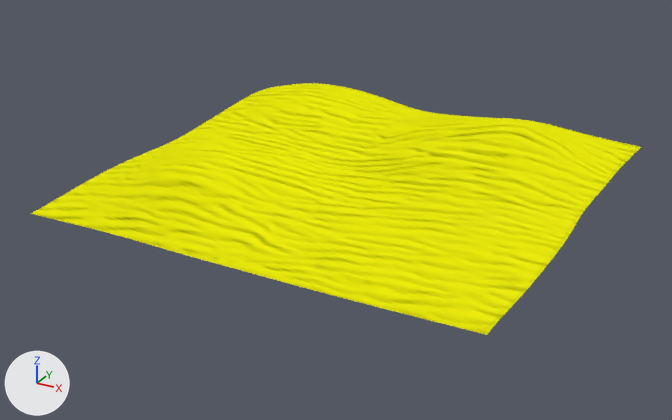
The Blender file Environment/GroundPlan/GroundPlan.blend, before and after one commit.
Rendered twice from a camera (50 mm lens) standing at (91.0, -174.7, 78.4) and looking at (-1.6, -6.3, -5.8). Every picture has the same lights, and +X, +Y and +Z are marked at lower left.

The scene before the commit, as lines of its bpy script (objects in view):
```python
mat_groundplane = bpy.data.materials.new('GroundPlane')
mat_groundplane.use_nodes = True; mat_groundplane.node_tree.nodes.clear()
_N = mat_groundplane.node_tree.nodes; _L = mat_groundplane.node_tree.links
n0 = _N.new('ShaderNodeBsdfPrincipled'); n0.name = 'Principled BSDF'
n0.distribution = 'GGX'
n0.subsurface_method = 'RANDOM_WALK_SKIN'
n0.inputs[2].default_value = 1.0  # 'Roughness'
n0.inputs[13].default_value = 0.0  # 'Specular IOR Level'
n1 = _N.new('ShaderNodeTexImage'); n1.name = 'Image Texture'
n1.image = img_groundsanddesertrippled001_flat_small_png
n1.extension = 'EXTEND'
n2 = _N.new('ShaderNodeTexImage'); n2.name = 'Image Texture.001'
n2.image = img_groundsanddesertrippled001_nrm_non_filtered_png
n3 = _N.new('ShaderNodeOutputMaterial'); n3.name = 'Material Output'
n4 = _N.new('ShaderNodeTexImage'); n4.name = 'Image Texture.002'
n4.image = img_groundsanddesertrippled001_disp_non_filtered_png
_L.new(n0.outputs[0], n3.inputs[0])  # 'BSDF' to 'Surface'
_L.new(n1.outputs[0], n0.inputs[0])  # 'Color' to 'Base Color'
_L.new(n2.outputs[0], n0.inputs[5])  # 'Color' to 'Normal'
_L.new(n4.outputs[0], n3.inputs[2])  # 'Color' to 'Displacement'
me_plane = bpy.data.meshes.new('Plane')
me_plane.from_pydata(...)  # 7921 vertices, 7744 faces; spans x -1.02..1.06, y -1.01..1.02, z 0.0..9.32
me_plane.polygons.foreach_set('use_smooth', [True] * 7744)
me_plane.materials.append(mat_groundplane)
ob_plane = bpy.data.objects.new('Plane', me_plane)
ob_plane.location = (0.0, 0.0, 0.0)
ob_plane.scale = (50.0, 50.0, 1.0)
```
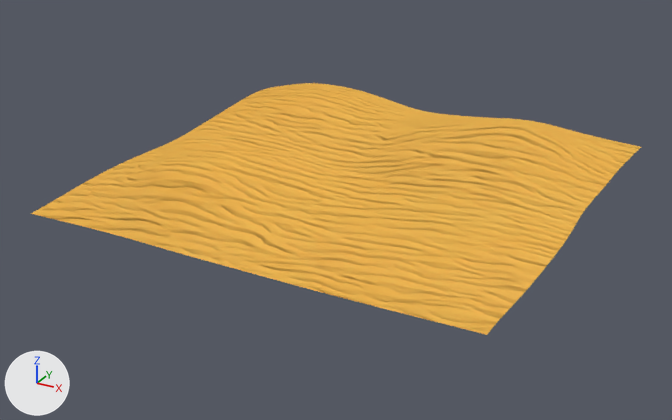
Changed parts and their boxes (x1, y1, x2, y2) in the pictures (672 x 420 px):
'Plane', surface changed (yellow to orange)
    both: (31, 83, 641, 335)

The change, as a diff of the scene's bpy script:
```diff
--- a/Environment/GroundPlan/GroundPlan.blend.py
+++ b/Environment/GroundPlan/GroundPlan.blend.py
@@ img_groundsanddesertrippled001_col_512_png @@
+img_groundsanddesertrippled001_col_512_png = load_image('GroundSandDesertRippled001_COL_512.png', 'Textures/512bit/GroundSandDesertRippled001_COL_512.png', 512, 512, 'sRGB')
@@ img_groundsanddesertrippled001_nrm_512_png @@
+img_groundsanddesertrippled001_nrm_512_png = load_image('GroundSandDesertRippled001_NRM_512.png', 'Textures/512bit/GroundSandDesertRippled001_NRM_512.png', 512, 512, 'sRGB')
@@ img_groundsanddesertrippled001_disp_512_png @@
+img_groundsanddesertrippled001_disp_512_png = load_image('GroundSandDesertRippled001_DISP_512.png', 'Textures/512bit/GroundSandDesertRippled001_DISP_512.png', 512, 512, 'sRGB')
@@ mat_groundplane @@
 n0.inputs[13].default_value = 0.0  # 'Specular IOR Level'
+n3 = _N.new('ShaderNodeOutputMaterial'); n3.name = 'Material Output'
+n4 = _N.new('ShaderNodeTexImage'); n4.name = 'Image Texture.002'
+n4.image = img_groundsanddesertrippled001_disp_512_png
 n1 = _N.new('ShaderNodeTexImage'); n1.name = 'Image Texture'
-n1.image = img_groundsanddesertrippled001_flat_small_png
+n1.image = img_groundsanddesertrippled001_col_512_png
+n1.interpolation = 'Closest'
 n1.extension = 'EXTEND'
 n2 = _N.new('ShaderNodeTexImage'); n2.name = 'Image Texture.001'
-n2.image = img_groundsanddesertrippled001_nrm_non_filtered_png
-n3 = _N.new('ShaderNodeOutputMaterial'); n3.name = 'Material Output'
-n4 = _N.new('ShaderNodeTexImage'); n4.name = 'Image Texture.002'
-n4.image = img_groundsanddesertrippled001_disp_non_filtered_png
+n2.image = img_groundsanddesertrippled001_nrm_512_png
+n2.interpolation = 'Closest'
 _L.new(n0.outputs[0], n3.inputs[0])  # 'BSDF' to 'Surface'
```
